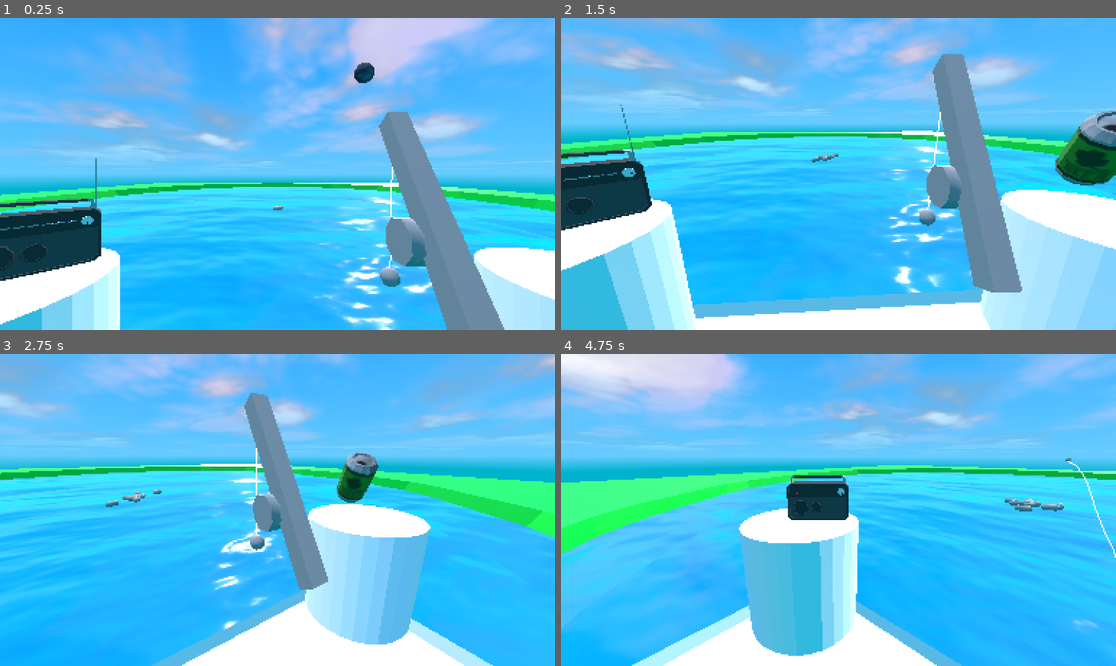
Above: before the commit, frames 1-4 (two rows, left to right).
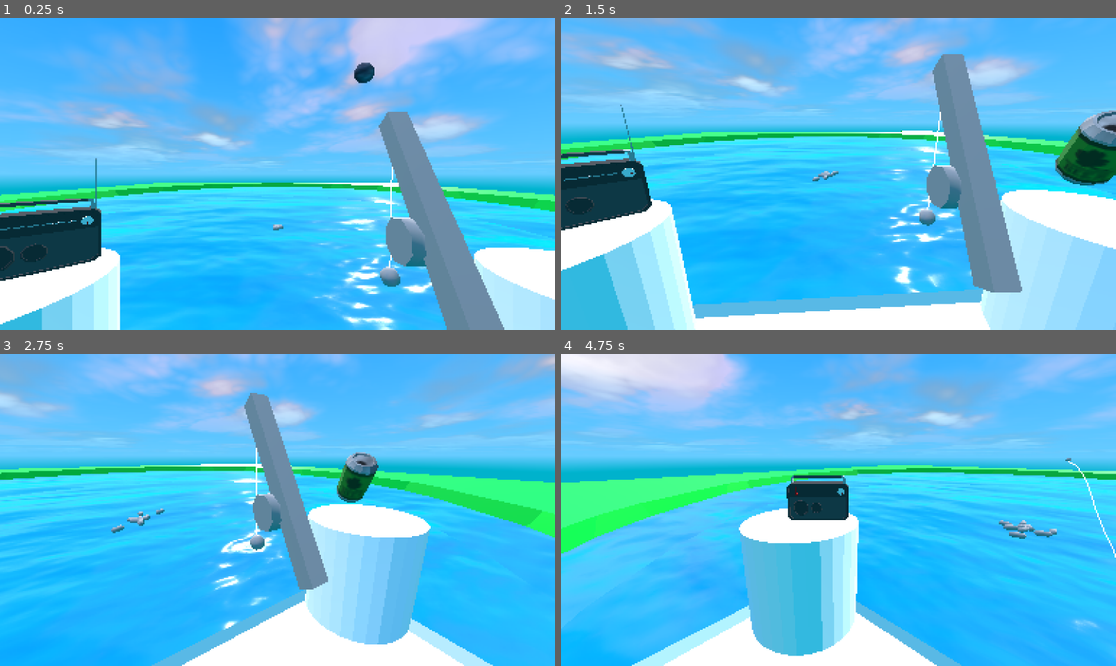
Above: after the commit, the same moments.

Repository: Herodegon/GMTK_2026
Game: Godot game, scene res://scenes/game.tscn
Same seed, same stepped clock (60 frames per second), same inputs: the game is played once before the commit and once after it. Sound files missing from this copy of the repository are replaced by a short silence.
Inputs:
- Up to frame 1 (0.25 s): no input
- Up to frame 2 (1.5 s): hold D (right) 0.53-1.28 s; hold E (interact) 0.53-1.28 s; hold A (left) from 1.28 s (still down); tap E (interact) at 1.35 s
- Up to frame 3 (2.75 s): release A (left) at 2.03 s; hold D (right) from 2.03 s (still down); hold E (interact) from 2.03 s (still down)
- Up to frame 4 (4.75 s): release D (right) at 2.78 s; release E (interact) at 2.78 s; hold W (up) 2.78-3.53 s; tap E (interact) at 2.85, 4.35 s; hold E (interact) 3.53-4.28 s; hold A (left) from 3.53 s (still down)

The runs differ from the first frame. In frame 1, less than 0.1% of the frame differs, in the area x 49-52%, y 60-69%; in frame 2, 0.2%; in frame 3, 0.3%; in frame 4, 0.6%, in the area x 78-91%, y 46-60%.

Commit message:
Fish and bob detect each other

Diff:
--- a/project.godot
+++ b/project.godot
@@ -61,6 +61,13 @@
 ]
 }
 
+[layer_names]
+
+3d_physics/layer_1="Env"
+3d_physics/layer_2="Bob"
+3d_physics/layer_3="Fish"
+3d_physics/layer_4="Water"
+
 [physics]
 
 common/physics_interpolation=true
--- a/scenes/fish.tscn
+++ b/scenes/fish.tscn
@@ -10,8 +10,11 @@
 
 [sub_resource type="CapsuleShape3D" id="CapsuleShape3D_bssgg"]
 
+[sub_resource type="SphereShape3D" id="SphereShape3D_wnsco"]
+
 [node name="Fish" type="RigidBody3D" unique_id=889686]
-collision_mask = 2
+collision_layer = 0
+collision_mask = 0
 mass = 0.5
 gravity_scale = 0.0
 script = ExtResource("1_n6yr6")
@@ -26,3 +29,12 @@
 [node name="CollisionShape3D" type="CollisionShape3D" parent="." unique_id=1054717601]
 transform = Transform3D(0.4, 0, 0, 0, -1.7484556e-08, -0.4, 0, 0.4, -1.7484556e-08, 0, 0, 0)
 shape = SubResource("CapsuleShape3D_bssgg")
+
+[node name="CatchRadius" type="Area3D" parent="." unique_id=1491332975]
+collision_layer = 4
+collision_mask = 2
+
+[node name="CollisionShape3D" type="CollisionShape3D" parent="CatchRadius" unique_id=1716441982]
+shape = SubResource("SphereShape3D_wnsco")
+
+[connection signal="area_entered" from="CatchRadius" to="." method="_on_area_3d_area_entered"]
--- a/scenes/rod.tscn
+++ b/scenes/rod.tscn
@@ -86,10 +86,54 @@
 "values": [Vector3(0, 0, 0)]
 }
 
+[sub_resource type="Animation" id="Animation_ch35b"]
+resource_name = "Reel"
+length = 2.0
+step = 0.1
+tracks/0/type = "value"
+tracks/0/imported = false
+tracks/0/enabled = true
+tracks/0/path = NodePath("Mesh:position")
+tracks/0/interp = 2
+tracks/0/loop_wrap = true
+tracks/0/keys = {
+"times": PackedFloat32Array(0, 0.6, 0.9, 1.1, 2),
+"transitions": PackedFloat32Array(1, 1, 1, 1, 1),
+"update": 0,
+"values": [Vector3(0.6071543, -0.5783014, -0.5725271), Vector3(0.6071543, -0.5783014, -0.3338139), Vector3(0.6071543, -0.5783014, -0.3338139), Vector3(0.6071543, -0.65435684, -0.9711827), Vector3(0.6071543, -0.5783014, -0.5725271)]
+}
+tracks/1/type = "value"
+tracks/1/imported = false
+tracks/1/enabled = true
+tracks/1/path = NodePath("Mesh:rotation")
+tracks/1/interp = 2
+tracks/1/loop_wrap = true
+tracks/1/keys = {
+"times": PackedFloat32Array(0, 0.6, 0.9, 1.1, 2),
+"transitions": PackedFloat32Array(1, 1, 1, 1, 1),
+"update": 0,
+"values": [Vector3(-0.5235988, 0, 0), Vector3(0.5235988, 0, 0), Vector3(0.5235988, 0, 0), Vector3(-0.9987162, 0, 0), Vector3(-1.0471976, 0, 0)]
+}
+tracks/2/type = "method"
+tracks/2/imported = false
+tracks/2/enabled = true
+tracks/2/path = NodePath(".")
+tracks/2/interp = 1
+tracks/2/loop_wrap = true
+tracks/2/keys = {
+"times": PackedFloat32Array(1.1),
+"transitions": PackedFloat32Array(1),
+"values": [{
+"args": [],
+"method": &"pull_back_bob"
+}]
+}
+
 [sub_resource type="AnimationLibrary" id="AnimationLibrary_2kija"]
 _data = {
 &"Cast": SubResource("Animation_3vyb7"),
-&"RESET": SubResource("Animation_g2els")
+&"RESET": SubResource("Animation_g2els"),
+&"Reel": SubResource("Animation_ch35b")
 }
 
 [sub_resource type="BoxMesh" id="BoxMesh_7w65j"]
--- a/scenes/rod_bob.tscn
+++ b/scenes/rod_bob.tscn
@@ -11,10 +11,12 @@
 [sub_resource type="SphereShape3D" id="SphereShape3D_eqcmi"]
 radius = 0.05
 
-[sub_resource type="SphereShape3D" id="SphereShape3D_bssgg"]
+[sub_resource type="SphereShape3D" id="SphereShape3D_wnsco"]
 radius = 0.1
 
 [node name="RodBob" type="RigidBody3D" unique_id=402140256]
+collision_layer = 2
+collision_mask = 12
 mass = 0.1
 script = ExtResource("1_eqcmi")
 
@@ -24,8 +26,11 @@
 [node name="CollisionShape3D" type="CollisionShape3D" parent="." unique_id=2083414487]
 shape = SubResource("SphereShape3D_eqcmi")
 
-[node name="ShapeCast3D" type="ShapeCast3D" parent="." unique_id=388795374]
-shape = SubResource("SphereShape3D_bssgg")
-target_position = Vector3(0, 0, 0)
-collision_mask = 3
-collide_with_areas = true
+[node name="BobArea" type="Area3D" parent="." unique_id=941052932]
+collision_layer = 2
+collision_mask = 12
+
+[node name="CollisionShape3D" type="CollisionShape3D" parent="BobArea" unique_id=251857434]
+shape = SubResource("SphereShape3D_wnsco")
+
+[connection signal="area_entered" from="BobArea" to="." method="_on_area_3d_area_entered"]
--- a/scenes/world.gd
+++ b/scenes/world.gd
@@ -8,4 +8,4 @@
 	big_rock.progress_to_target.connect(func(percentage: float): big_rock_progress = percentage)
 
 func _process(delta: float) -> void:
-	print("Big rock progress: ", big_rock_progress)
+	pass#print("Big rock progress: ", big_rock_progress)
--- a/scenes/world.tscn
+++ b/scenes/world.tscn
@@ -124,7 +124,7 @@
 fish_parent = NodePath("FishTetherPoint")
 
 [node name="FishTetherPoint" type="Node3D" parent="FishZone" unique_id=1560212661]
-transform = Transform3D(1, 0, 0, 0, 1, 0, 0, 0, 1, 0, -1.5, -15)
+transform = Transform3D(1, 0, 0, 0, 1, 0, 0, 0, 1, 0, -2.9339542, -15)
 
 [node name="BigRock" parent="." unique_id=1513042128 node_paths=PackedStringArray("target") instance=ExtResource("4_71j4m")]
 transform = Transform3D(1, 0, 0, 0, 1, 0, 0, 0, 1, 108.927155, 128, -256)
@@ -137,6 +137,8 @@
 mesh = SubResource("BoxMesh_bssgg")
 
 [node name="Area3D" type="Area3D" parent="Water" unique_id=1950476701]
+collision_layer = 8
+collision_mask = 6
 
 [node name="CollisionShape3D" type="CollisionShape3D" parent="Water/Area3D" unique_id=943474553]
 transform = Transform3D(1, 0, 0, 0, 1, 0, 0, 0, 1, 0, 0.75, 0)
--- a/scripts/event_bus.gd
+++ b/scripts/event_bus.gd
@@ -4,3 +4,4 @@
 signal radio_prompt
 
 signal beer_interact
+signal caught_fish
--- a/scripts/fish.gd
+++ b/scripts/fish.gd
@@ -33,6 +33,8 @@
 			to_target.y = 0.0
 			move_and_collide(to_target.normalized() * velocity * delta)
 			velocity = lerp(velocity, 0.0, friction * delta)
+		SwimState.FIGHTING:
+			velocity = 0.0
 
 func _get_point_near_tether() -> Vector3:
 	var random_angle = randf_range(0.0, TAU)
@@ -44,3 +46,8 @@
 	var target_angle = atan2(target_direction.x, target_direction.z)
 	var new_angle = lerp_angle(rotation.y, target_angle, delta * turn_speed * TAU)
 	rotation.y = new_angle
+
+func _on_area_3d_area_entered(area: Area3D) -> void:
+	if area.get_collision_layer_value(2): # is bob?
+		swim_state = SwimState.FIGHTING
+		call_deferred("reparent", area.get_parent())
--- a/scripts/player.gd
+++ b/scripts/player.gd
@@ -10,6 +10,9 @@
 
 var interaction: int
 enum interactions {FISH, RADIO, BEER, BAIT}
+
+func _ready() -> void:
+	EventBus.caught_fish.connect(catch)
 
 func _physics_process(delta):
 	if !camera_lock:
@@ -35,6 +38,9 @@
 				target_transform = $Right.transform
 				interaction = interactions.BEER
 
+func catch():
+	camera_lock = true
+
 func interact():
 	# Node communication handled by EventBus.
 	# Define interaction signal in EventBus (EventBus.signal_name.emit(args))
@@ -43,7 +49,10 @@
 	match interaction:
 		0:
 			print("fish")
-			rod.cast_rod()
+			if !rod.is_cast:
+				rod.cast_rod()
+			else:
+				rod.reel()
 		1:
 			print("radio")
 			EventBus.radio_interact.emit()
--- a/scripts/rod.gd
+++ b/scripts/rod.gd
@@ -25,6 +25,8 @@
 	rod_line.set_rope_length(rest_rope_length)
 	_bob_set_rest()
 
+	EventBus.caught_fish.connect(reel)
+
 func _bob_set_rest() -> void:
 	bob.global_position = bob_start_position.global_position
 	bob.freeze = true
@@ -34,8 +36,18 @@
 	wheel_mesh.quaternion = wheel_mesh.quaternion * delta_q
 
 func cast_rod() -> void:
+	is_cast = true
 	if not bob.is_cast:
 		$Animator.play("Cast")
+
+func reel() -> void:
+	is_cast = false
+	bob.is_cast = false
+	$Animator.play_backwards("Reel")
+	#_bob_set_rest()
+
+func pull_back_bob():
+	pass#bob.
 
 func _animation_call_cast() -> void:
 	bob.apply_central_force(cast_direction.normalized() * cast_force)
--- a/scripts/rod_bob.gd
+++ b/scripts/rod_bob.gd
@@ -1,10 +1,28 @@
 extends RigidBody3D
 
 var is_cast: bool = false
+var occupied: bool = false
+
+var starting_pos : Transform3D
+
+
+func _ready() -> void:
+	starting_pos = transform
 
 func _physics_process(delta: float) -> void:
-	if is_cast:
-		if $ShapeCast3D.is_colliding():
-			is_cast = false
-			freeze = true
-			print("hit")
+	pass#if is_cast:
+		#if $ShapeCast3D.is_colliding():
+			#is_cast = false
+			#freeze = true
+			#print("hit")
+
+
+func _on_area_3d_area_entered(area: Area3D) -> void:
+	if area.get_collision_layer_value(4): # is water?
+		print("water")
+		freeze = true
+	elif area.get_collision_layer_value(3) and !occupied: #is fish?
+		print("hookline and sinker!")
+		occupied = true
+		$BobArea.call_deferred("set_collision_mask_value", 3, false)
+		EventBus.caught_fish.emit()
